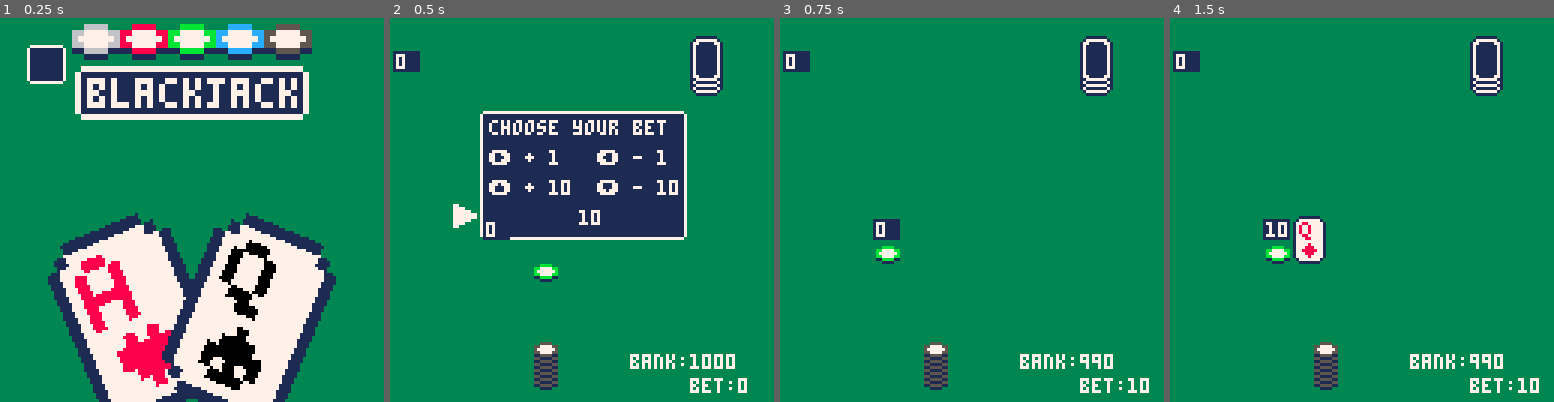
Above: before the commit, frames 1-4 (left to right).
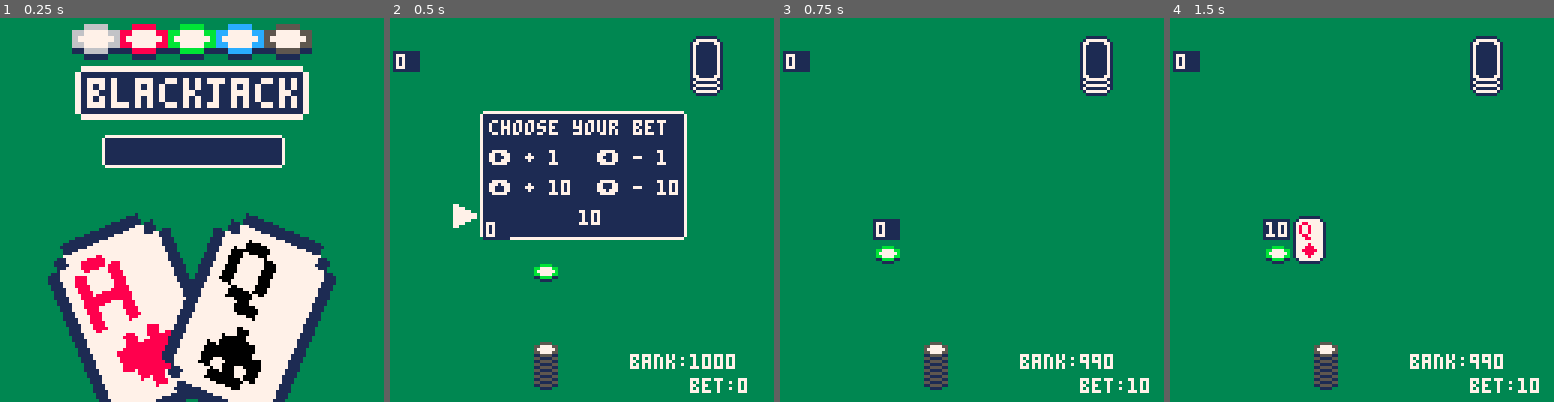
Above: after the commit, the same moments.

Repository: UA-koval/blackjack-pico-8
Game: PICO-8 cartridge blackjack.p8
Two runs of this game, one before a commit and one after it. Both use one fixed random seed, a clock stepped at 60 frames per second and the inputs below.
Inputs:
- Up to frame 1 (0.25 s): no input
- Up to frame 2 (0.5 s): tap O (Z key) at 0.33 s
- Up to frame 3 (0.75 s): tap O (Z key) at 0.7 s
- Up to frame 4 (1.5 s): tap X (X key) at 1.07 s; tap O (Z key) at 1.43 s

The runs differ from the first frame. In frame 1, 5.1% of the frame differs, in the area x 7-75%, y 7-40%; in frame 2, nothing differs; in frame 3, nothing differs; in frame 4, nothing differs.

Commit message:
Title screen finished

Diff:
--- a/blackjack.p8
+++ b/blackjack.p8
@@ -195,83 +195,80 @@
 palt()
 sspr(0,104,78,18,25,16)
 sspr(24,16,40,6,24,2,80,12)
-draw_window(10,10,10,10)
+draw_window(35,40,58,8)
+text_on=false
+	if frame_counter%10==0 then
+	 text_on = not text_on
+	end
+	if text_on then
+		print("press ❎ or 🅾️",37,42,7)
+	end
 end
 
 function draw_game_window()
-  menux=handx+12
-  menuy=handy-sizey-3
-	 -- window background
-	 if (blackjacks[active_hand]) return
-	 menuy+=active_hand*16
-	 line(menux,menuy-1,menux+sizex,menuy-1,7)
-	 line(menux,menuy+sizey+1,menux+sizex,menuy+sizey+1,7)
-	 line(menux-1,menuy,menux-1,menuy+sizey,7)
-	 line(menux+sizex+1,menuy,menux+sizex+1,menuy+sizey,7)
-  rectfill(menux,menuy,menux+sizex,menuy+sizey,1)
-	 -- text
-	 print("hit",menux+2,menuy+2,7)
-	 print("stay",menux+2,menuy+10+2,7)
-	 if (#hands[active_hand]>2) pal(7,13)
-	 print("fold",menux+2,menuy+20+2,7)
-	 if (bank<bets[1]) pal(7,13)
-	 print("double",menux+2,menuy+30+2,7)
-	 print("split",menux+2,menuy+40+2,7)
-	 pal()
-	 -- cursor
-		spr(23+cursor_anim_frame,menux-10,menuy+item*10)
-
-
-
-		menuy-=active_hand*16
+
+menux=handx+12
+menuy=handy-sizey-3
+-- window background
+if (blackjacks[active_hand]) return
+menuy+=active_hand*16
+draw_window(menux,menuy,sizex,sizey)
+-- text
+print("hit",menux+2,menuy+2,7)
+print("stay",menux+2,menuy+10+2,7)
+if (#hands[active_hand]>2) pal(7,13)
+print("fold",menux+2,menuy+20+2,7)
+if (bank<bets[1]) pal(7,13)
+print("double",menux+2,menuy+30+2,7)
+print("split",menux+2,menuy+40+2,7)
+pal()
+-- cursor
+spr(23+cursor_anim_frame,menux-10,menuy+item*10)
+
+menuy-=active_hand*16
 end
 
 function draw_bet_window()
-  -- todo: graphical poker chips
-	 -- window background
-	 line(betmenux,betmenuy-1,betmenux+betsizex,betmenuy-1,7)
-	 line(betmenux,betmenuy+betsizey+1,betmenux+betsizex,betmenuy+betsizey+1,7)
-	 line(betmenux-1,betmenuy,betmenux-1,betmenuy+betsizey,7)
-	 line(betmenux+betsizex+1,betmenuy,betmenux+betsizex+1,betmenuy+betsizey,7)
-  rectfill(betmenux,betmenuy,betmenux+betsizex,betmenuy+betsizey,1)
-	 -- text
-	 print("choose your bet",betmenux+2,betmenuy+2,7)
-	 print("➡️ + 1   ⬅️ - 1",betmenux+2,betmenuy+10+2,7)
-	 print("⬆️ + 10  ⬇️ - 10",betmenux+2,betmenuy+20+2,7)
-	 print(tempbet,betmenux+32,betmenuy+30+2,7)
-	 -- cursor
-		spr(23+cursor_anim_frame,betmenux-10,betmenuy+30)
+ -- todo: graphical poker chips
+ -- window background
+ draw_window(betmenux,betmenuy,betsizex,betsizey)
+ -- text
+ print("choose your bet",betmenux+2,betmenuy+2,7)
+ print("➡️ + 1   ⬅️ - 1",betmenux+2,betmenuy+10+2,7)
+ print("⬆️ + 10  ⬇️ - 10",betmenux+2,betmenuy+20+2,7)
+ print(tempbet,betmenux+32,betmenuy+30+2,7)
+ -- cursor
+	spr(23+cursor_anim_frame,betmenux-10,betmenuy+30)
 end
 
 function draw_game_result_window()
-  endscreeny+=active_hand*10
-	 -- window background
-	 line(endscreenx,endscreeny-1,endscreenx+endscreensx,endscreeny-1,7)
-	 line(endscreenx,endscreeny+endscreensy+1,endscreenx+endscreensx,endscreeny+endscreensy+1,7)
-	 line(endscreenx-1,endscreeny,endscreenx-1,endscreeny+endscreensy,7)
-	 line(endscreenx+endscreensx+1,endscreeny,endscreenx+endscreensx+1,endscreeny+endscreensy,7)
-  rectfill(endscreenx,endscreeny,endscreenx+endscreensx,endscreeny+endscreensy,1)
-	 -- text
-	 if game_results[active_hand]==0 then
-	  if blackjacks[active_hand] then
-	  print("blackjack! "..flr(bets[active_hand]*2.5),endscreenx+15,endscreeny+2,7)
-	  else
-		 print("you won "..bets[active_hand]*2,endscreenx+21,endscreeny+2,7)
-		 end
-	 elseif game_results[active_hand]==1 then
-	  if fold then
-	  	print("you lost "..abs(ceil(bets[active_hand]/2)),endscreenx+21,endscreeny+2,7)
-	 	elseif bank>=10 then
-		  print("you lost "..bets[active_hand],endscreenx+21,endscreeny+2,7)
-	 	else
-	 	 print("you are broke!",endscreenx+16,endscreeny+2,7)
-	 	end
-	 else
-	  print("draw!",endscreenx+32,endscreeny+2,7)
-	 end
-	 print("press ❎ to continue",endscreenx+2,endscreeny+10+2,7)
-	 endscreeny-=active_hand*10
-end
+
+endscreeny+=active_hand*10
+-- window background
+draw_window(endscreenx,endscreeny,
+							endscreensx,endscreensy)
+-- text
+if game_results[active_hand]==0 then
+ if blackjacks[active_hand] then
+ print("blackjack! "..flr(bets[active_hand]*2.5),endscreenx+15,endscreeny+2,7)
+ else
+ print("you won "..bets[active_hand]*2,endscreenx+21,endscreeny+2,7)
+ end
+elseif game_results[active_hand]==1 then
+ if fold then
+ 	print("you lost "..abs(ceil(bets[active_hand]/2)),endscreenx+21,endscreeny+2,7)
+	elseif bank>=10 then
+  print("you lost "..bets[active_hand],endscreenx+21,endscreeny+2,7)
+	else
+	 print("you are broke!",endscreenx+16,endscreeny+2,7)
+	end
+else
+ print("draw!",endscreenx+32,endscreeny+2,7)
+end
+print("press ❎ to continue",endscreenx+2,endscreeny+10+2,7)
+endscreeny-=active_hand*10
+
+end -- draw_game_result_window()
 
 
 -->8
